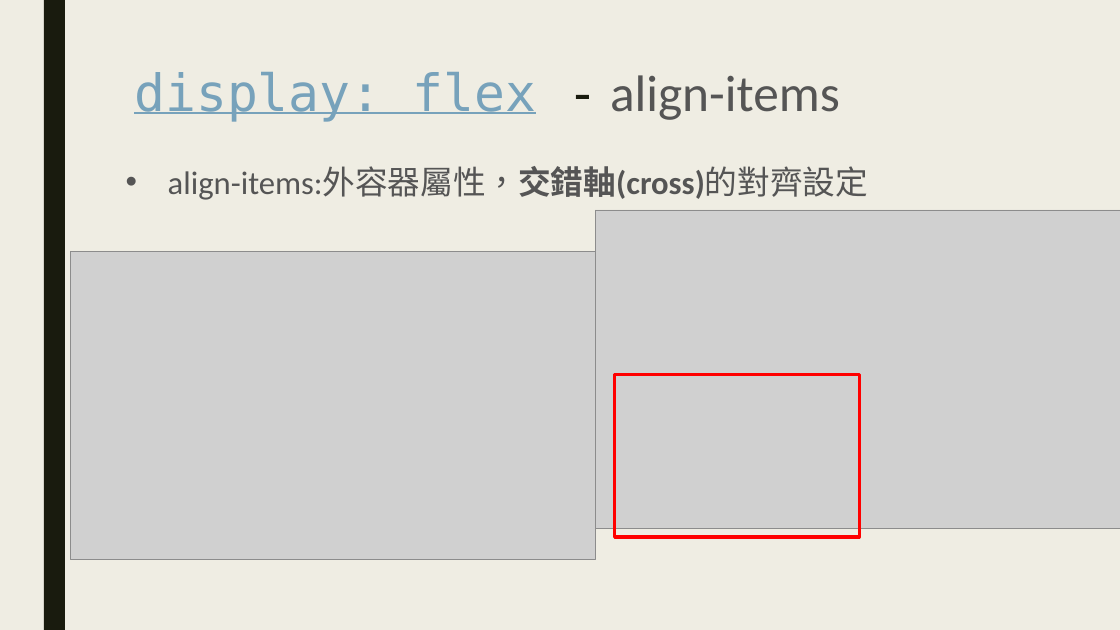
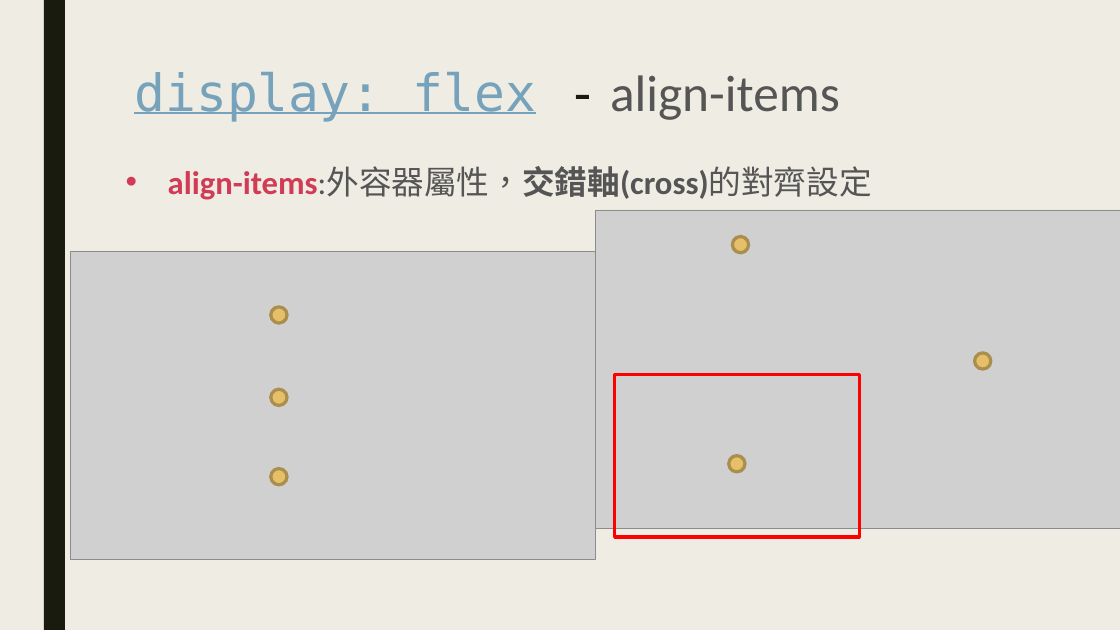
Before and after one commit to Alicexdcw/FrontEndTutorial, a slide deck: slide 20 of HTML & CSS & Javascript - starbuck.pptx. Drawn at 1120x630 pixels with LibreOffice and Linux fonts; fonts in the diff are those of the drawing; grey boxes stand for pictures. Boxes give left, top, right and bottom in pixels: in the first picture for what was removed or moved away, otherwise in the second. Text is boxed around its words. In the diff, an @@ line names an element or a change of style, - is before the commit and + after.

```diff
--- a/HTML & CSS & Javascript - starbuck.pptx
+++ b/HTML & CSS & Javascript - starbuck.pptx
@@ text "align-items:外容器屬性，交錯軸(cross)的對齊設定" at [168,167,872,200]: text colour #555555 to #D13B56, bold on in "align-items:外容器屬性，交錯軸(cross)的對齊設定" @@
@@ ellipse added at [733,237,749,253], fill #E6C069, outline #AA8E4E 2.75 pt @@
@@ ellipse added at [271,307,287,323], fill #E6C069, outline #AA8E4E 2.75 pt @@
@@ ellipse added at [975,353,991,369], fill #E6C069, outline #AA8E4E 2.75 pt @@
@@ ellipse added at [271,389,287,405], fill #E6C069, outline #AA8E4E 2.75 pt @@
@@ ellipse added at [271,469,287,485], fill #E6C069, outline #AA8E4E 2.75 pt @@
@@ ellipse added at [729,455,745,471], fill #E6C069, outline #AA8E4E 2.75 pt @@
```
Also in this commit, not shown: 6 other slides changed, 1 slide added, 1 slide removed, 11 other files.
